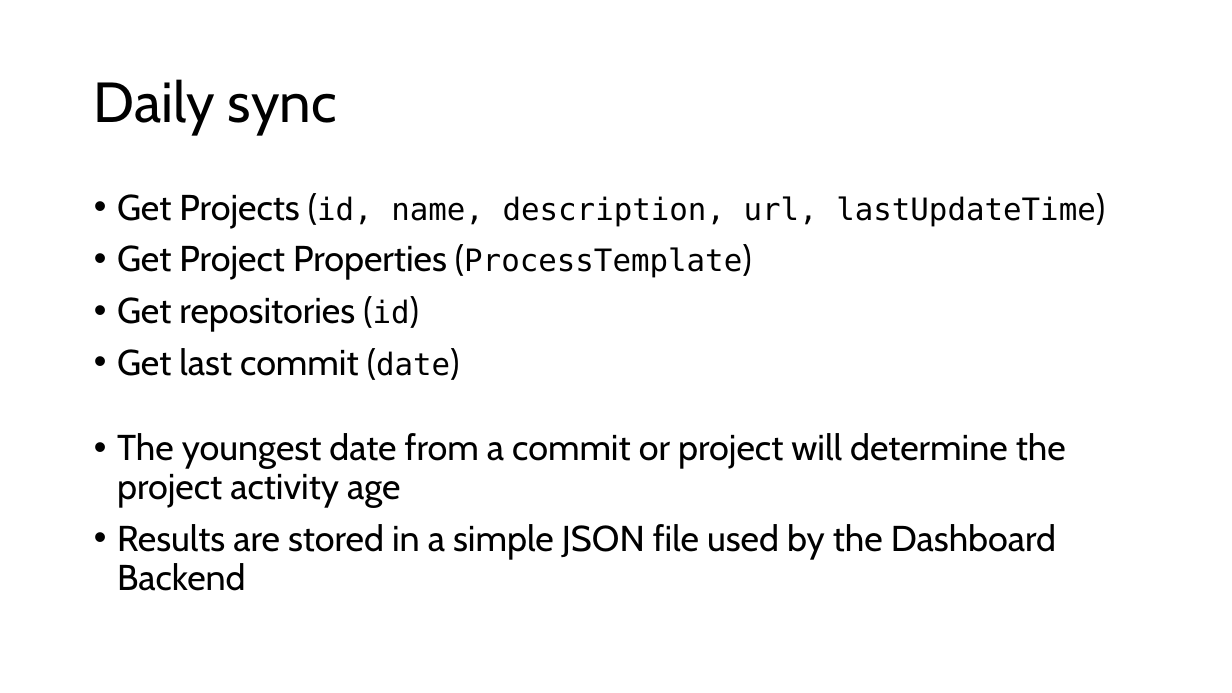
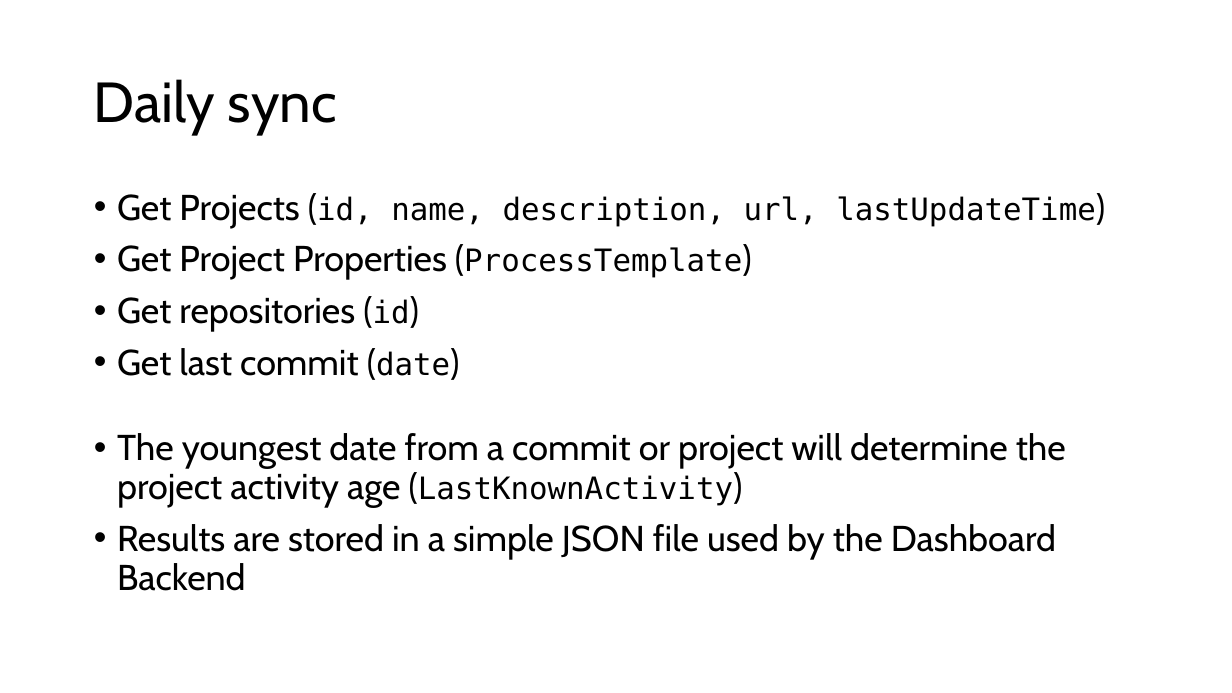
Before and after one commit to cschotte/Azure-DevOps-Dashboard, a slide deck: slide 2 of Architecture/Architecture.pptx. Drawn at 1232x693 pixels with LibreOffice and Linux fonts; fonts in the diff are those of the drawing. Boxes give left, top, right and bottom in pixels: in the first picture for what was removed or moved away, otherwise in the second. Text is boxed around its words. In the diff, an @@ line names an element or a change of style, - is before the commit and + after.

```diff
--- a/Architecture/Architecture.pptx
+++ b/Architecture/Architecture.pptx
@@ text at box(117, 433, 1066, 508): text changed @@
-• The youngest date from a commit or project will determine the project activity age
+• The youngest date from a commit or project will determine the project activity age (LastKnownActivity)
```
Also in this commit, not shown: 3 other files.
